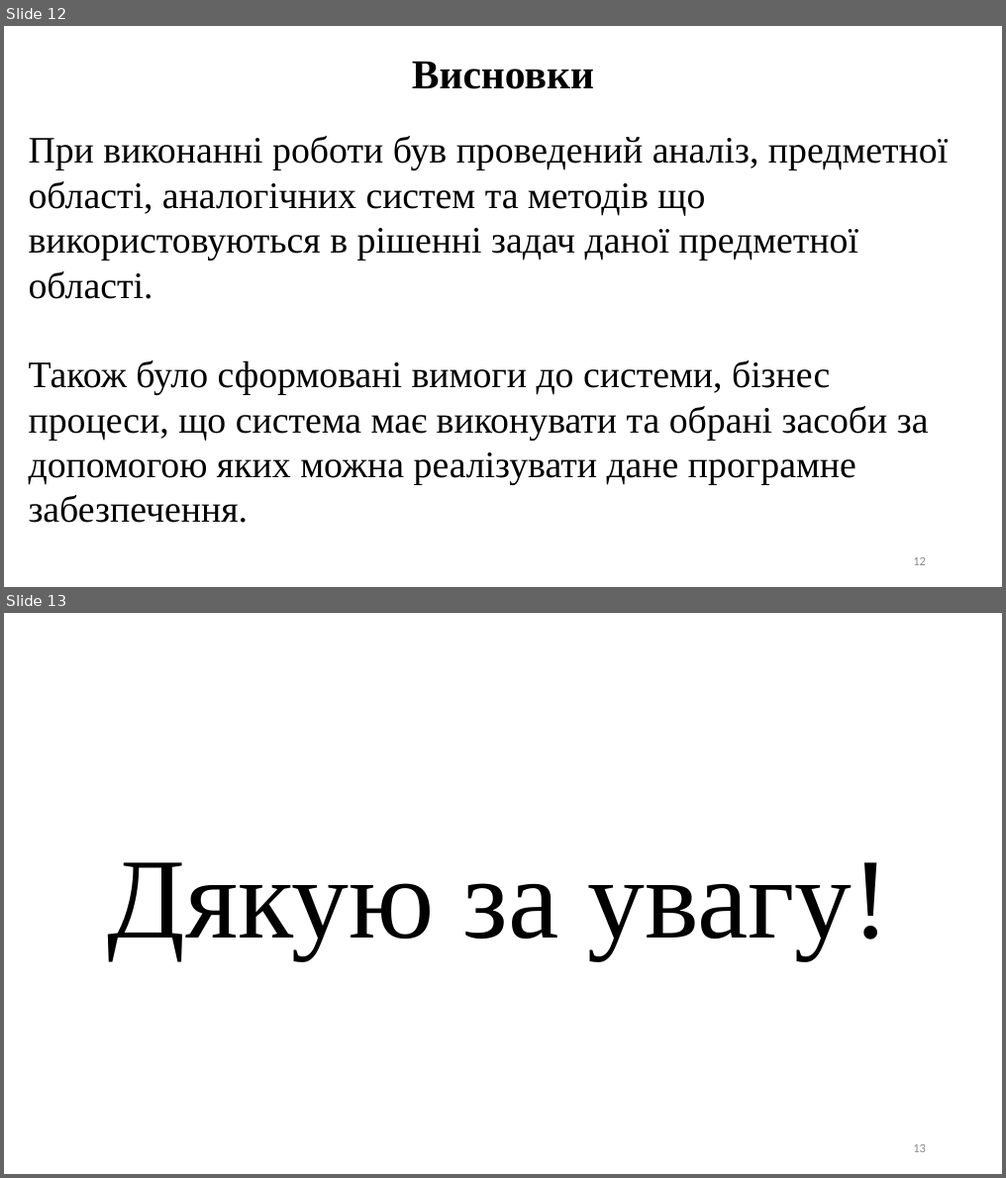
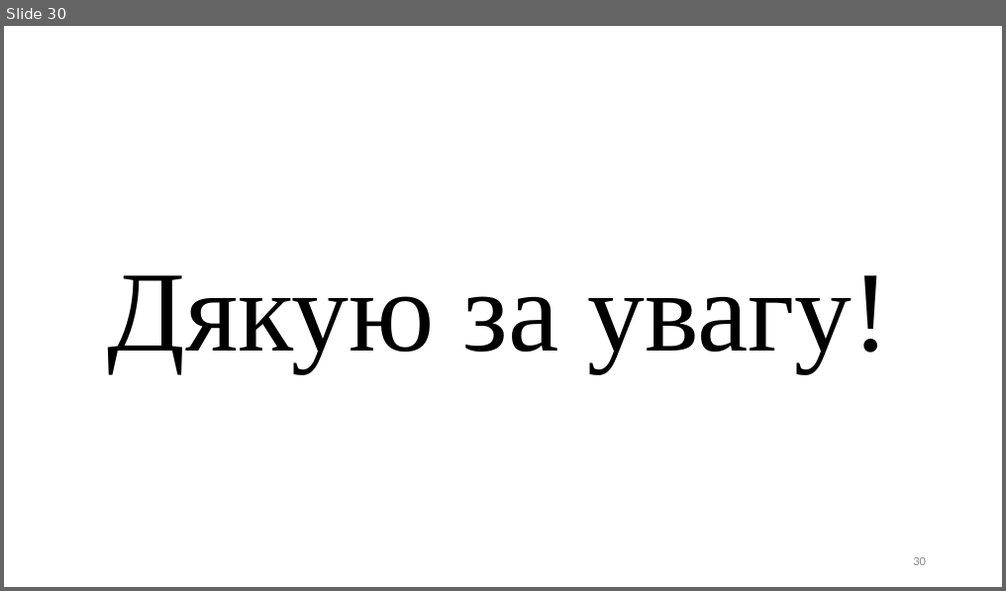
Before and after one commit to Lenartov/source, a slide deck: Диплом/Диплом презентація.pptx. Shown one above the other, each under a label of ours: slides 12 and 13 before the commit, slide 30 after it. The pictures are 1006x1178 and 1006x591 pixels, drawn with LibreOffice and Linux fonts; fonts in the diff are those of the drawing. Boxes give left, top, right and bottom in pixels: in the first picture for what was removed or moved away, otherwise in the second. Text is boxed around its words. In the diff, an @@ line names an element or a change of style, - is before the commit and + after.

```diff
--- a/Диплом/Диплом презентація.pptx
+++ b/Диплом/Диплом презентація.pptx
@@ slide 12 removed at (x1=4, y1=26, x2=1002, y2=587), background #FFFFFF @@
@@ text removed at (x1=412, y1=61, x2=594, y2=89) @@
-Висновки
@@ text removed at (x1=29, y1=136, x2=947, y2=523) @@
-При виконанні роботи був проведений аналіз, предметної області, аналогічних систем та методів що використовуються в рішенні задач даної предметної області.
-Також було сформовані вимоги до системи, бізнес процеси, що система має виконувати та обрані засоби за допомогою яких можна реалізувати дане програмне забезпечення.
@@ page number removed at (x1=913, y1=558, x2=926, y2=566) @@
-12
@@ what was slide 13 is now slide 30 @@
@@ page number at (x1=913, y1=558, x2=926, y2=566): text changed @@
-13
+30
```
Also in this commit, not shown: 2 slides changed, 18 slides added, 2 other files.
